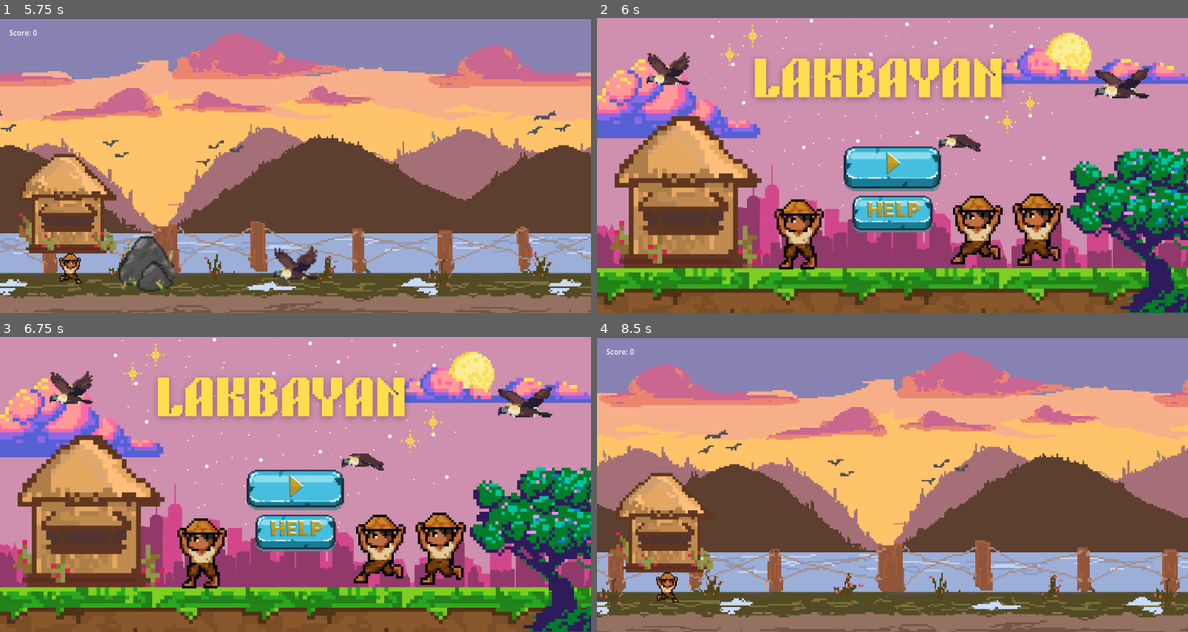
Above: before the commit, frames 1-4 (two rows, left to right).
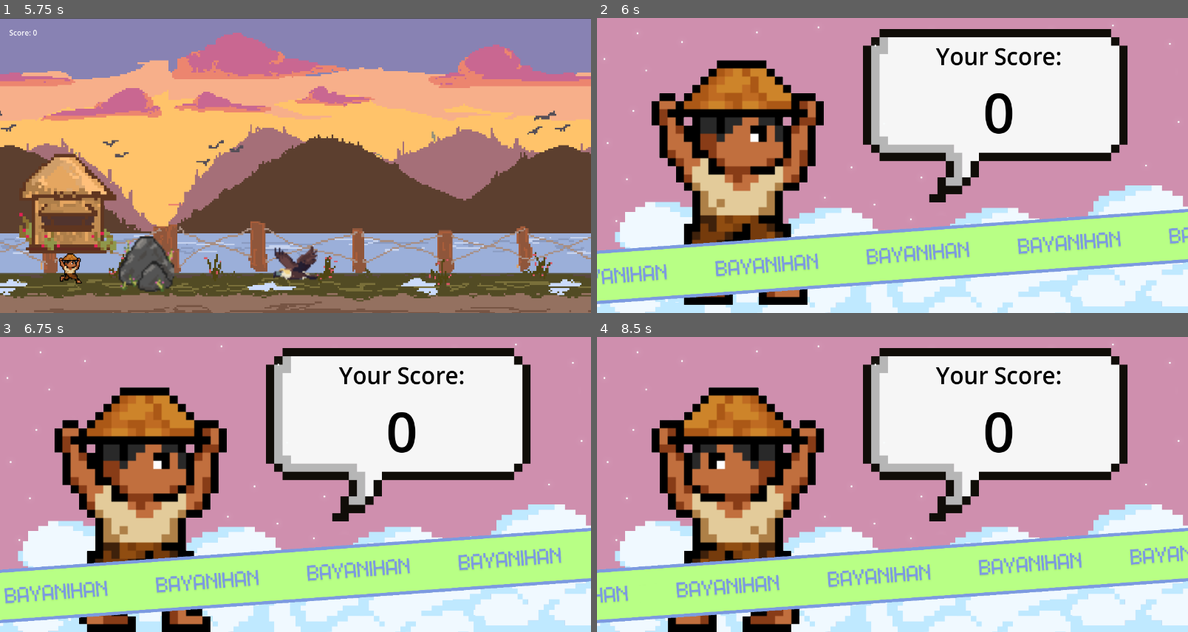
Above: after the commit, the same moments.

Repository: marcjoemill/pinoy_tsunami
Game: Godot game, scene res://scenes/menuscreen.tscn
Same seed, same stepped clock (60 frames per second), same inputs: the game is played once before the commit and once after it.
Inputs (mouse positions are in pixels of both pictures, inside the frame that each line leads up to):
- Up to frame 1 (5.75 s): click (295, 168) at 0.5 s; tap Enter at 1.25 s; move the mouse to (425, 150) at 1.27 s; click (425, 150) at 1.42 s; tap Space (jump) at 1.52, 2.27, 3.77, 4.52, 5.27 s; move the mouse to (177, 180) at 2.02 s; click (177, 180) at 2.17 s; move the mouse to (354, 100) at 2.77 s; click (354, 100) at 2.92 s; move the mouse to (265, 224) at 3.52 s; click (265, 224) at 3.67 s; move the mouse to (472, 209) at 4.27 s; click (472, 209) at 4.42 s; move the mouse to (118, 121) at 5.02 s; click (118, 121) at 5.17 s
- Up to frame 2 (6 s): move the mouse to (922, 165) at 5.77 s; click (922, 165) at 5.92 s
- Up to frame 3 (6.75 s): click (295, 487) at 6.52 s
- Up to frame 4 (8.5 s): move the mouse to (803, 410) at 7.27 s; click (803, 410) at 7.42 s; tap Space (jump) at 7.52, 8.27 s; move the mouse to (1022, 469) at 8.02 s; click (1022, 469) at 8.17 s

Frame 1 is identical in both runs. In frame 2, 80% of the frame differs, in the area x 0-100%, y 0-100%; in frame 3, 79%; in frame 4, 100%.

Commit message:
fix: game over logic

Diff:
--- a/scenes/gameover.gd
+++ b/scenes/gameover.gd
@@ -19,6 +19,9 @@
 	score_label.text = "%d" % final_score
 
 func _input(event):
+	if input_blocked:
+		return
+
 	if event is InputEventMouseButton or event is InputEventKey:
 		game_over_music.stop()
 		get_tree().change_scene_to_file("res://scenes/menuscreen.tscn")
Not shown: 1 places in scenes/menuscreen.tscn that only renumber resources
